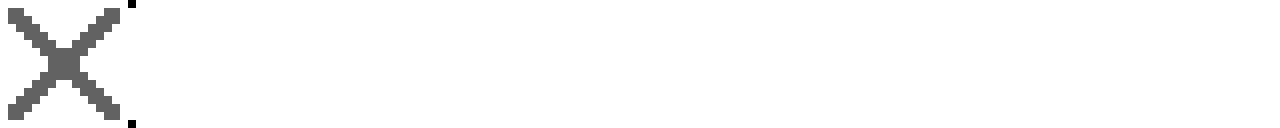
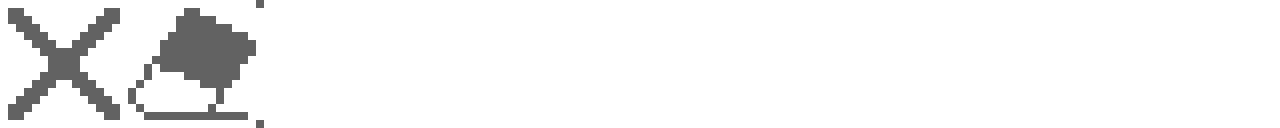
Layer changes from the first w=1280, h=128 image to the second:
painted on "Background" over [128, 0, 264, 128]
